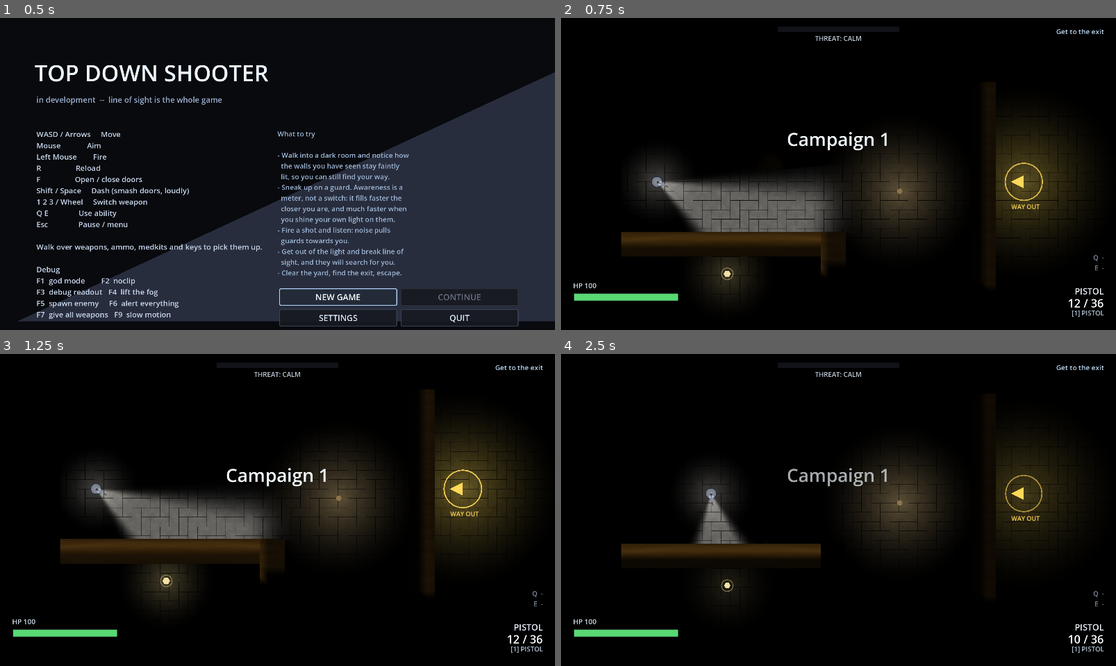
Above: before the commit, frames 1-4 (two rows, left to right).
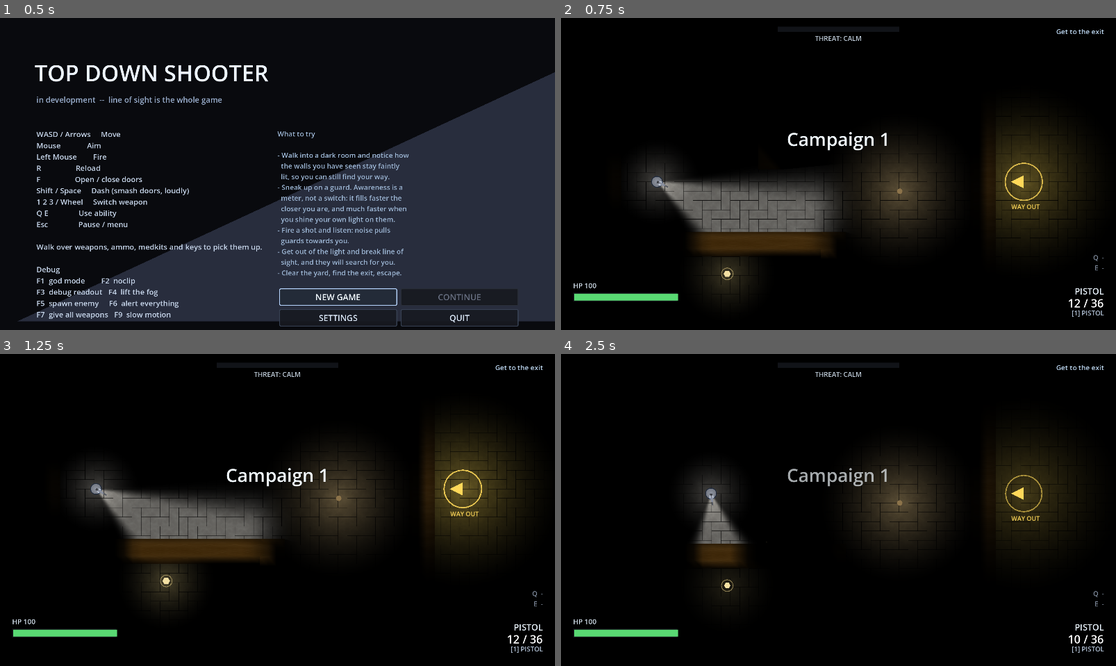
Above: after the commit, the same moments.

Repository: ThunderComplex/irregoulash
Game: Godot game, scene res://src/ui/title_screen.tscn
The game is run twice, just before and just after one commit, with the same random seed, the same clock (stepped at 60 frames per second) and the same inputs.
Inputs (mouse positions are in pixels of both pictures, inside the frame that each line leads up to):
- Up to frame 1 (0.5 s): no input
- Up to frame 2 (0.75 s): click "NEW GAME" at 0.5 s
- Up to frame 3 (1.25 s): no input
- Up to frame 4 (2.5 s): tap Enter (ui_accept) at 1.25, 1.52 s; move the mouse to (960, 494) at 1.27 s; hold D (move_right) 1.28-2 s; hold Q (ability_1) 1.28-2 s; click (960, 494) at 1.42 s; drag from (727, 525) to (727, 603) at 2.02 s

Frame 1 is identical in both runs. In frame 2, 1.1% of the frame differs, in the area x 10-78%, y 22-82%; in frame 3, 1.4%; in frame 4, 1.5%, in the area x 10-47%, y 60-68%.

Commit message:
improved lighting

Diff:
--- a/src/levels/level_campaign_01.tscn
+++ b/src/levels/level_campaign_01.tscn
@@ -5,11 +5,10 @@
 [ext_resource type="PackedScene" path="res://src/levels/wall.tscn" id="2_wall"]
 [ext_resource type="PackedScene" uid="uid://ua2oydxot8u7" path="res://src/levels/lamp.tscn" id="3_lamp"]
 [ext_resource type="Texture2D" uid="uid://dou0h35xqtyhd" path="res://assets/textures/floor_1.png" id="3_un6eu"]
-[ext_resource type="Script" uid="uid://42vdeppvwt1a" path="res://src/levels/wall.gd" id="5_mq3e7"]
 [ext_resource type="PackedScene" path="res://src/items/pickup.tscn" id="5_pickup"]
 [ext_resource type="PackedScene" path="res://src/levels/exit_zone.tscn" id="6_exit"]
 
-[sub_resource type="ShaderMaterial" id="ShaderMaterial_mq3e7"]
+[sub_resource type="ShaderMaterial" id="ShaderMaterial_m82m0"]
 shader = ExtResource("2_awj53")
 shader_parameter/albedo = ExtResource("3_un6eu")
 shader_parameter/tile_world = Vector2(96, 96)
@@ -75,10 +74,8 @@
 position = Vector2(1056, 480)
 size = Vector2(64, 704)
 
-[node name="DrawnWall7" type="StaticBody2D" parent="Walls" unique_id=1116338892 instance=ExtResource("2_wall")]
+[node name="DrawnWall7" parent="Walls" unique_id=1116338892 instance=ExtResource("2_wall")]
 position = Vector2(512, 304)
-collision_mask = 0
-script = ExtResource("5_mq3e7")
 size = Vector2(64, 96)
 
 [node name="Routes" type="Node2D" parent="." unique_id=1220520183]
--- a/src/levels/wall_decor.gd
+++ b/src/levels/wall_decor.gd
@@ -30,6 +30,10 @@
 ## How far outside the outline the lighting mask is read, in world pixels. On the outline itself a wall
 ## reads its own shadow.
 const REVEAL_PROBE: float = 10.0
+## Size of the spatial bucket used to find the nearest outline segment.
+const GRID_CELL: float = 96.0
+## How many buckets outwards the search may go before giving up.
+const GRID_SEARCH_RINGS: int = 4
 
 ## Multiplies the decoration by the same lighting mask the wall fill uses, so rim and occlusion appear
 ## exactly where the wall they belong to is lit.
@@ -44,7 +48,8 @@
 var _reveal_image: Image = null
 ## Outline samples grouped by the wall that owns them: {mid, inward} per segment. `WallFill` asks this for
 ## each of its vertices, so the same definition of "outside the wall" serves the fill and the decoration.
-var _wall_outline: Dictionary = {}
+## Outline segments bucketed by position, so sample_lighting_near stays cheap on a dense level.
+var _segment_grid: Dictionary = {}
 
 
 func _ready() -> void:
@@ -117,15 +122,24 @@
 		for i: int in count:
 			var a: Vector2 = outline[i]
 			var b: Vector2 = outline[(i + 1) % count]
-			var owner: Wall = _owner_of((a + b) * 0.5, a, b)
-			owners.append(owner)
+			var wall_owner: Wall = _owner_of((a + b) * 0.5, a, b)
+			owners.append(wall_owner)
 			south.append((-edge_inward[i]).y > SOUTH_FACING)
 			# Cache the segment per owning wall: `WallFill` asks each of its vertices for the nearest one,
 			# and restricting the search to the wall's own outline keeps that cheap.
-			if owner != null:
-				var list: Array = _wall_outline.get(owner, [])
-				list.append({"mid": (a + b) * 0.5, "inward": edge_inward[i]})
-				_wall_outline[owner] = list
+			# Bucket the segment by every grid cell its bounding box touches, so the nearest-outline query
+			# is a handful of comparisons rather than a scan of the whole silhouette.
+			var entry := {"a": a, "b": b, "inward": edge_inward[i]}
+			var low := Vector2i(int(floor(minf(a.x, b.x) / GRID_CELL)),
+				int(floor(minf(a.y, b.y) / GRID_CELL)))
+			var high := Vector2i(int(floor(maxf(a.x, b.x) / GRID_CELL)),
+				int(floor(maxf(a.y, b.y) / GRID_CELL)))
+			for gx: int in range(low.x, high.x + 1):
+				for gy: int in range(low.y, high.y + 1):
+					var key := Vector2i(gx, gy)
+					var bucket: Array = _segment_grid.get(key, [])
+					bucket.append(entry)
+					_segment_grid[key] = bucket
 
 		_outlines.append({
 			"points": outline, "normals": normals, "scales": scales,
@@ -153,18 +167,50 @@
 ## This is the single definition of "how lit is the wall here": the decoration samples it per segment, and
 ## `WallFill` samples it per vertex. Both ask it the same way, so they cannot disagree, and neither can read
 ## the wall's own shadow because the sample is taken a step outside the outline.
-func sample_lighting_near(point: Vector2, wall: Wall) -> float:
-	var entries: Array = _wall_outline.get(wall, [])
-	if entries.is_empty():
+func sample_lighting_near(point: Vector2) -> float:
+	# Nearest piece of the *whole* silhouette, not of the wall the caller belongs to. Restricting it per
+	# wall is what made joins seam: on one side of a join the nearest edge of wall A was sampled, on the
+	# other the nearest edge of wall B, and the two disagreed across a boundary that is not an edge at all.
+	var entry: Dictionary = _nearest_segment(point)
+	if entry.is_empty():
 		return 0.0
-	var nearest: Dictionary = entries[0]
-	var nearest_distance: float = INF
-	for entry: Dictionary in entries:
-		var distance: float = (entry["mid"] as Vector2).distance_squared_to(point)
-		if distance < nearest_distance:
-			nearest_distance = distance
-			nearest = entry
-	return _lit_outside(nearest["mid"], nearest["inward"])
+	var a: Vector2 = entry["a"]
+	var b: Vector2 = entry["b"]
+	var along: Vector2 = b - a
+	var length_squared: float = along.length_squared()
+	var t: float = 0.0 if length_squared < 0.0001 else clampf(
+		(point - a).dot(along) / length_squared, 0.0, 1.0)
+	return _lit_outside(a + along * t, entry["inward"])
+
+
+## The outline segment closest to `point`, using the spatial grid so a dense maze does not turn every
+## vertex into a scan of the whole silhouette.
+func _nearest_segment(point: Vector2) -> Dictionary:
+	var cell: Vector2i = Vector2i(int(floor(point.x / GRID_CELL)), int(floor(point.y / GRID_CELL)))
+	# Expand outwards until something is found: a point deep inside a thick block starts several cells
+	# from any outline.
+	for ring: int in range(0, GRID_SEARCH_RINGS + 1):
+		var best: Dictionary = {}
+		var best_distance: float = INF
+		for x: int in range(cell.x - ring, cell.x + ring + 1):
+			for y: int in range(cell.y - ring, cell.y + ring + 1):
+				var bucket: Variant = _segment_grid.get(Vector2i(x, y))
+				if not (bucket is Array):
+					continue
+				for entry: Dictionary in (bucket as Array):
+					var a: Vector2 = entry["a"]
+					var b: Vector2 = entry["b"]
+					var along: Vector2 = b - a
+					var length_squared: float = along.length_squared()
+					var t: float = 0.0 if length_squared < 0.0001 else clampf(
+						(point - a).dot(along) / length_squared, 0.0, 1.0)
+					var distance: float = (a + along * t).distance_squared_to(point)
+					if distance < best_distance:
+						best_distance = distance
+						best = entry
+		if not best.is_empty():
+			return best
+	return {}
 
 
 ## How lit the mask says the space just outside this piece of outline is. Sampled a step *out* of the wall,
--- a/src/levels/wall_fill.gd
+++ b/src/levels/wall_fill.gd
@@ -59,7 +59,6 @@
 
 ## A grid over the wall's footprint, each vertex carrying its own lighting.
 func _emit_wall(surface: SurfaceTool, wall: Wall) -> void:
-	print("hi")
 	var half: Vector2 = wall.size * 0.5
 	var columns: int = maxi(1, int(ceil(wall.size.x / CELL)))
 	var rows: int = maxi(1, int(ceil(wall.size.y / CELL)))
@@ -82,7 +81,9 @@
 
 
 func _lit(wall: Wall, world_point: Vector2) -> float:
-	return _decor.sample_lighting_near(world_point, wall)
+	# The nearest piece of the whole silhouette: asking only this wall's own outline put a seam at every join,
+	# because the two walls either side of a join sampled different edges.
+	return _decor.sample_lighting_near(world_point)
 
 
 func _triangle(surface: SurfaceTool, a: Vector2, la: float, b: Vector2, lb: float, c: Vector2,
Binary file changed: dev/shots/surfaces_01_overview.png
Binary file changed: dev/shots/surfaces_02_long_wall.png
Binary file changed: dev/shots/surfaces_03_block_and_corner.png
Binary file changed: dev/shots/surfaces_04_stub.png
Binary file changed: dev/shots/surfaces_05_floor_pool.png
Binary file changed: dev/shots/surfaces_06_plain_compare.png
Not shown: 1 places in src/levels/level_campaign_01.tscn that only renumber resources
